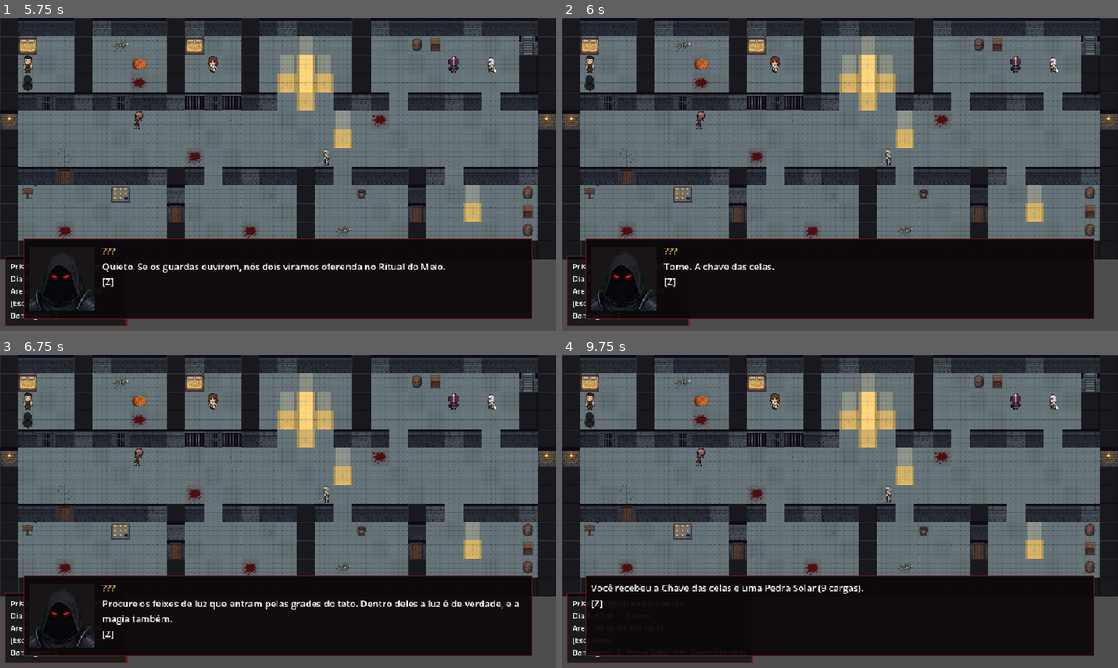
Above: before the commit, frames 1-4 (two rows, left to right).
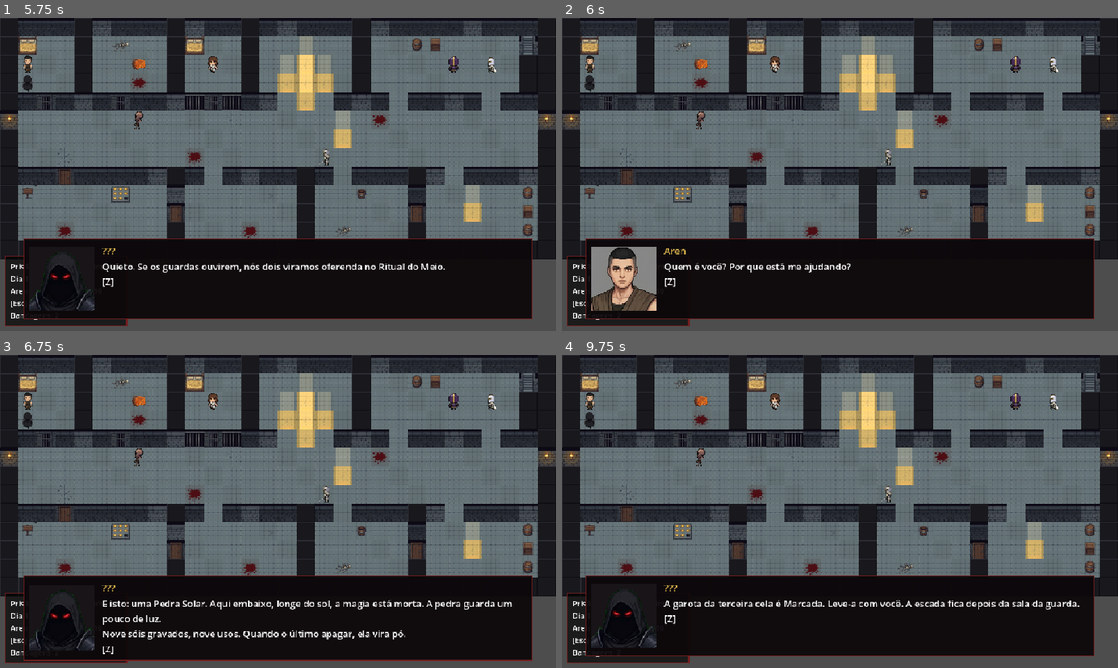
Above: after the commit, the same moments.

Repository: Mattos999/Aevorath-RPG
Game: Godot game, scene res://scenes/main.tscn
Same seed, same stepped clock (60 frames per second), same inputs: the game is played once before the commit and once after it.
Inputs (mouse positions are in pixels of both pictures, inside the frame that each line leads up to):
- Up to frame 1 (5.75 s): tap Enter at 0.5, 2.75 s; move the mouse to (400, 158) at 0.52 s; hold Right (mover_direita) 0.53-1.25 s; tap Z (interagir) every 1.5 s from 0.6 to 5.1 s; click (400, 158) at 0.67 s; drag from (166, 190) to (250, 237) at 1.27 s; tap Space at 2, 4.25 s; move the mouse to (333, 105) at 2.02 s; hold Right (mover_direita) 2.03-2.75 s; drag from (250, 237) to (111, 127) at 2.77 s; move the mouse to (444, 221) at 3.52 s; hold Left (mover_esquerda) 3.53-4.25 s; drag from (111, 127) to (194, 96) at 4.27 s; move the mouse to (305, 174) at 5.02 s; hold Down (mover_baixo) from 5.03 s (still down); click (305, 174) at 5.17 s
- Up to frame 2 (6 s): release Down (mover_baixo) at 5.75 s; tap Enter at 5.75 s; drag from (756, 96) to (728, 190) at 5.77 s
- Up to frame 3 (6.75 s): tap Space at 6.5 s; move the mouse to (400, 495) at 6.52 s; hold Up (mover_cima) from 6.53 s (still down); tap Z (interagir) at 6.6 s
- Up to frame 4 (9.75 s): release Up (mover_cima) at 7.25 s; drag from (728, 527) to (812, 574) at 7.27 s; move the mouse to (895, 442) at 8.02 s; hold Down (mover_baixo) 8.03-8.75 s; tap Z (interagir) at 8.1, 9.6 s; drag from (812, 574) to (673, 464) at 8.77 s; move the mouse to (1006, 558) at 9.52 s; hold Up (mover_cima) from 9.53 s (still down); click (1006, 558) at 9.67 s

Frame 1 is identical in both runs. In frame 2, 2.7% of the frame differs, in the area x 5-52%, y 73-94%; in frame 3, 3.5%, in the area x 4-96%, y 74-98%; in frame 4, 2.1%.

Commit message:
Diálogos: "Nome: fala" troca quem fala (ex.: Aren e o encapuzado)
Co-Authored-By: Claude Opus 5.5 <noreply@anthropic.com>
Claude-Session: https://claude.ai/code/session_01JfamrDqYGnh6nRSnpEDME8

Diff:
--- a/scripts/mundo/mapas.gd
+++ b/scripts/mundo/mapas.gd
@@ -5,10 +5,20 @@
 const RETRATO_ENCAPUZADO := "res://assets/batalha/retrato_encapuzado.png"
 const RETRATO_ISELDE := "res://assets/batalha/retrato_protagonista2.png"
 
+## Quem pode falar num diálogo. Comece uma fala com "Nome: " para trocar quem
+## fala, por exemplo "Aren: Quem é você?". Sem nome, fala o dono da conversa.
+const FALANTES := {
+	"Aren": "res://assets/batalha/retrato_protagonista.png",
+	"Iselde": RETRATO_ISELDE,
+	"???": RETRATO_ENCAPUZADO,
+	"Encapuzado": RETRATO_ENCAPUZADO,
+}
+
 ## Falas do encapuzado na primeira conversa (ele entrega a chave e a Pedra Solar).
 const FALAS_ENCAPUZADO := [
 	"Quieto. Se os guardas ouvirem, nós dois viramos oferenda no Ritual do Meio.",
-	"Tome. A chave das celas.",
+	"Aren: Quem é você? Por que está me ajudando?",
+	"Não importa agora. Tome: a chave das celas.",
 	"E isto: uma Pedra Solar. Aqui embaixo, longe do sol, a magia está morta. A pedra guarda um pouco de luz.\nNove sóis gravados, nove usos. Quando o último apagar, ela vira pó.",
 	"Procure os feixes de luz que entram pelas grades do teto. Dentro deles a luz é de verdade, e a magia também.",
 	"A garota da terceira cela é Marcada. Leve-a com você. A escada fica depois da sala da guarda.",
--- a/scripts/mundo/mundo.gd
+++ b/scripts/mundo/mundo.gd
@@ -285,8 +285,14 @@
 
 static func _falas(lista: Array, nome: String, retrato: String) -> Array:
 	var paginas_ := []
-	for texto in lista:
-		paginas_.append({"texto": texto, "nome": nome, "retrato": retrato})
+	for texto: String in lista:
+		var pagina := {"texto": texto, "nome": nome, "retrato": retrato}
+		var dois_pontos := texto.find(": ")
+		if dois_pontos > 0 and Mapas.FALANTES.has(texto.left(dois_pontos)):
+			pagina["nome"] = texto.left(dois_pontos)
+			pagina["retrato"] = Mapas.FALANTES[pagina["nome"]]
+			pagina["texto"] = texto.substr(dois_pontos + 2)
+		paginas_.append(pagina)
 	return paginas_
 
 
